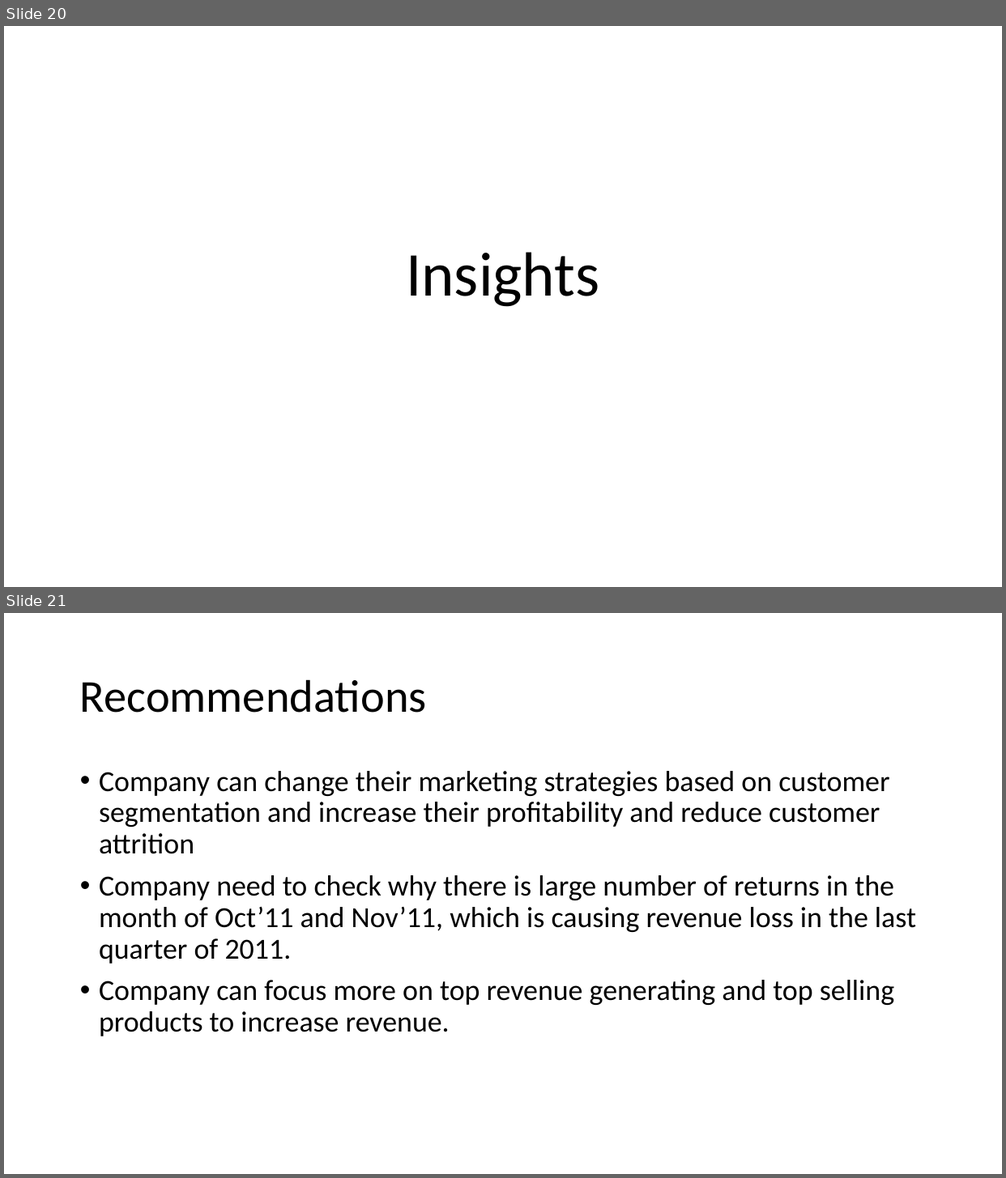
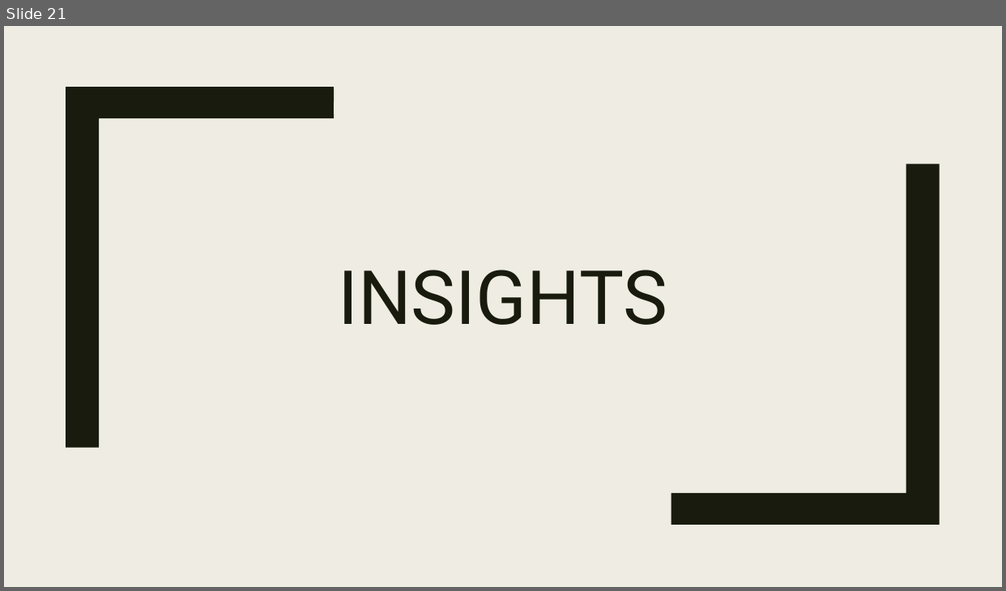
Before and after one commit to krisgop2010/Analytics, a slide deck: HomeLoanAnalytics/HomeLoanAnalytics.pptx. Shown one above the other, each under a label of ours: slides 20 and 21 before the commit, slide 21 after it. The pictures are 1006x1178 and 1006x591 pixels, drawn with LibreOffice and Linux fonts; fonts in the diff are those of the drawing. Boxes give left, top, right and bottom in pixels: in the first picture for what was removed or moved away, otherwise in the second. Text is boxed around its words. In the diff, an @@ line names an element or a change of style, - is before the commit and + after.

```diff
--- a/HomeLoanAnalytics/HomeLoanAnalytics.pptx
+++ b/HomeLoanAnalytics/HomeLoanAnalytics.pptx
@@ slide 21 removed at (4,613,1002,1174), background #FFFFFF @@
@@ title removed at (80,679,427,713) @@
-Recommendations
@@ text removed at (99,771,916,1037) @@
-• Company can change their marketing strategies based on customer segmentation and increase their profitability and reduce customer attrition
-• Company need to check why there is large number of returns in the month of Oct’11 and Nov’11, which is causing revenue loss in the last quarter of 2011.
-• Company can focus more on top revenue generating and top selling products to increase revenue.
@@ what was slide 20 is now slide 21 @@
@@ slide 21 changed as well @@
@@ background #FFFFFF to #EFEDE3 @@
@@ freeform shape added at (66,87,334,447), fill #191B0E @@
@@ freeform shape added at (671,164,940,525), fill #191B0E @@
@@ title at (338,270,667,325): text changed; size 60 to 72 pt; font Calibri to Roboto; text colour #000000 to #191B0E @@
-Insights
+INSIGHTS
```
Also in this commit, not shown: 20 other slides changed, 2 slides added, 2 other files.
